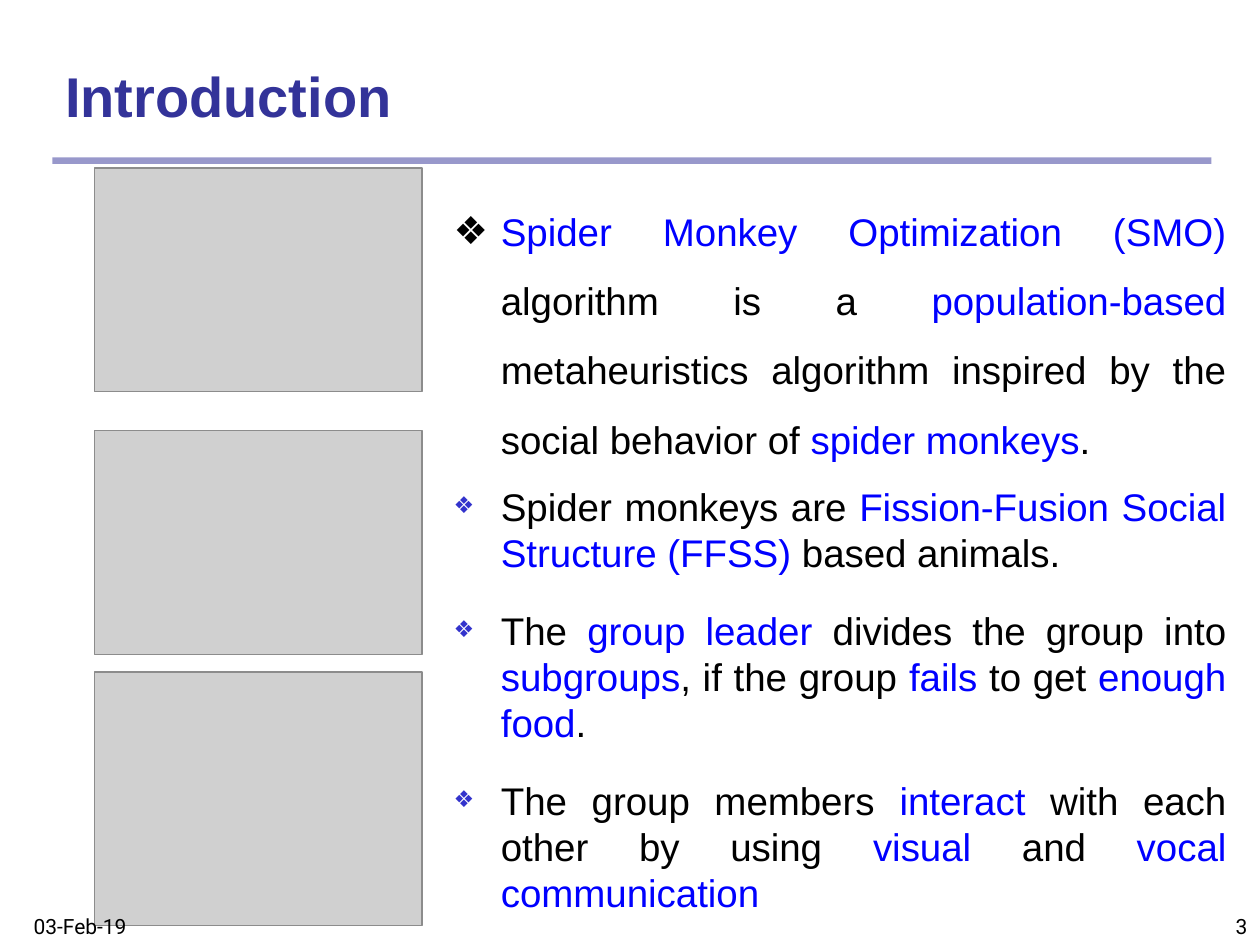
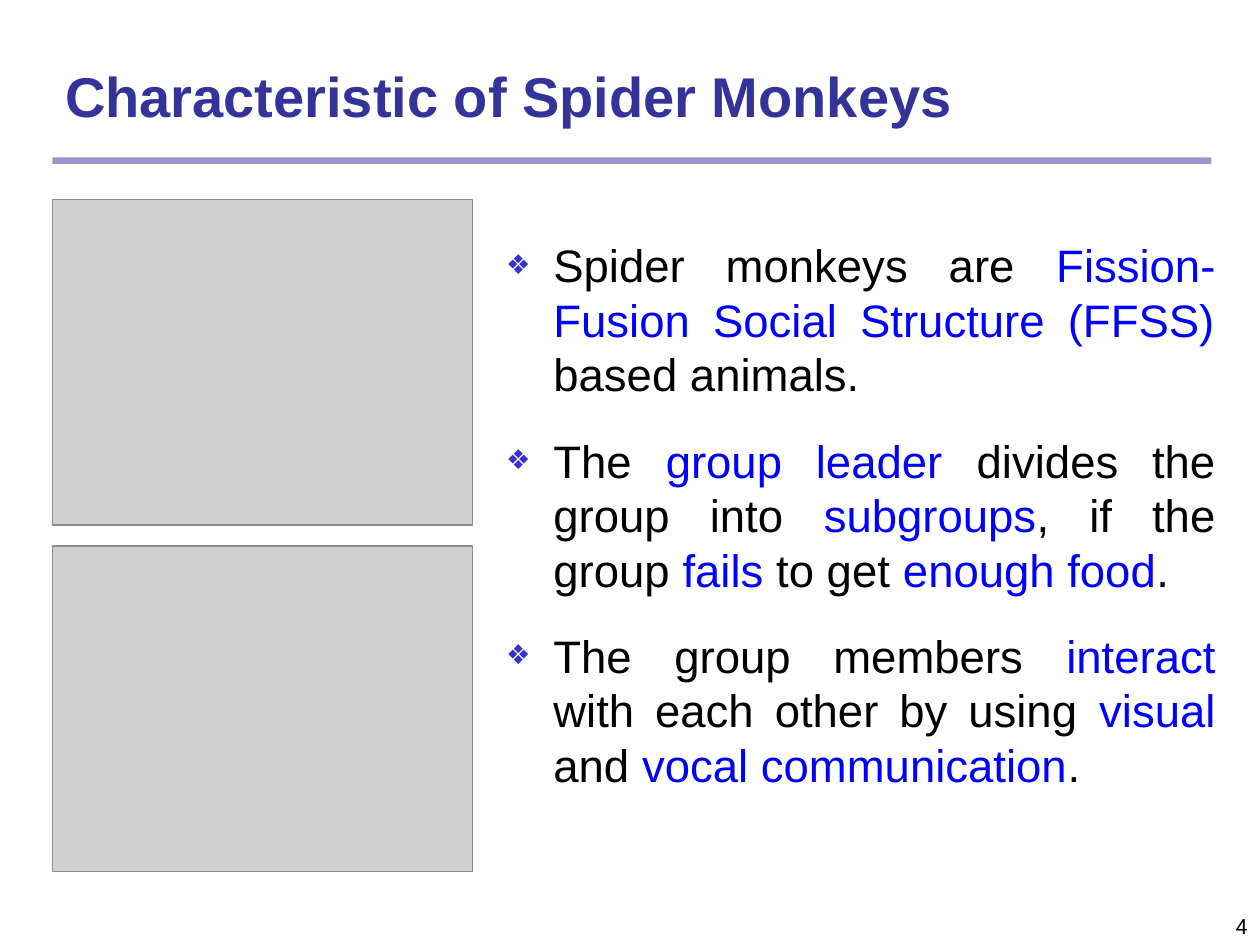
Before and after one commit to SafialIslam302/Thesis---Modified-SMO-to-Solve-TSP, a slide deck: slide 4 of 1407041 - Modified SMO to Solve TSP.pptx (slide 3 before the commit). Drawn at 1260x945 pixels with LibreOffice and Linux fonts; fonts in the diff are those of the drawing; grey boxes stand for pictures. Boxes give left, top, right and bottom in pixels: in the first picture for what was removed or moved away, otherwise in the second. Text is boxed around its words. In the diff, an @@ line names an element or a change of style, - is before the commit and + after.

```diff
--- a/1407041 - Modified SMO to Solve TSP.pptx
+++ b/1407041 - Modified SMO to Solve TSP.pptx
@@ title at (x1=65, y1=76, x2=952, y2=128): text changed @@
-Introduction
+Characteristic of Spider Monkeys
@@ picture removed at (x1=94, y1=168, x2=422, y2=392) @@
@@ picture added at (x1=53, y1=199, x2=472, y2=524) @@
@@ text "Spider monkeys are Fission-Fusion Social ..." moved from (x1=501, y1=218, x2=1227, y2=869) to (x1=553, y1=249, x2=1215, y2=783) @@
@@ text at (x1=501, y1=218, x2=1227, y2=461): paragraph removed @@
-❖ Spider Monkey Optimization (SMO) algorithm is a population-based metaheuristics algorithm inspired by the social behavior of spider monkeys.
@@ text at (x1=553, y1=249, x2=1215, y2=596): size 22 to 26 pt in "Spider monkeys are Fission-Fusion Social Structure (FFSS) ...", "The group leader divides the group into ..." @@
@@ picture removed at (x1=94, y1=431, x2=422, y2=655) @@
@@ picture resized from (x1=94, y1=672, x2=422, y2=926) to (x1=53, y1=546, x2=472, y2=871) @@
@@ text at (x1=553, y1=640, x2=1215, y2=783): text changed; size 22 to 26 pt @@
-❖ The group members interact with each other by using visual and vocal communication
+❖ The group members interact with each other by using visual and vocal communication.
@@ text removed at (x1=34, y1=914, x2=127, y2=935) @@
-03-Feb-19
@@ page number at (x1=1236, y1=919, x2=1248, y2=934): text changed @@
-3
+4
```
Also in this commit, not shown: 17 other slides changed, 4 slides added, 1 other file.
